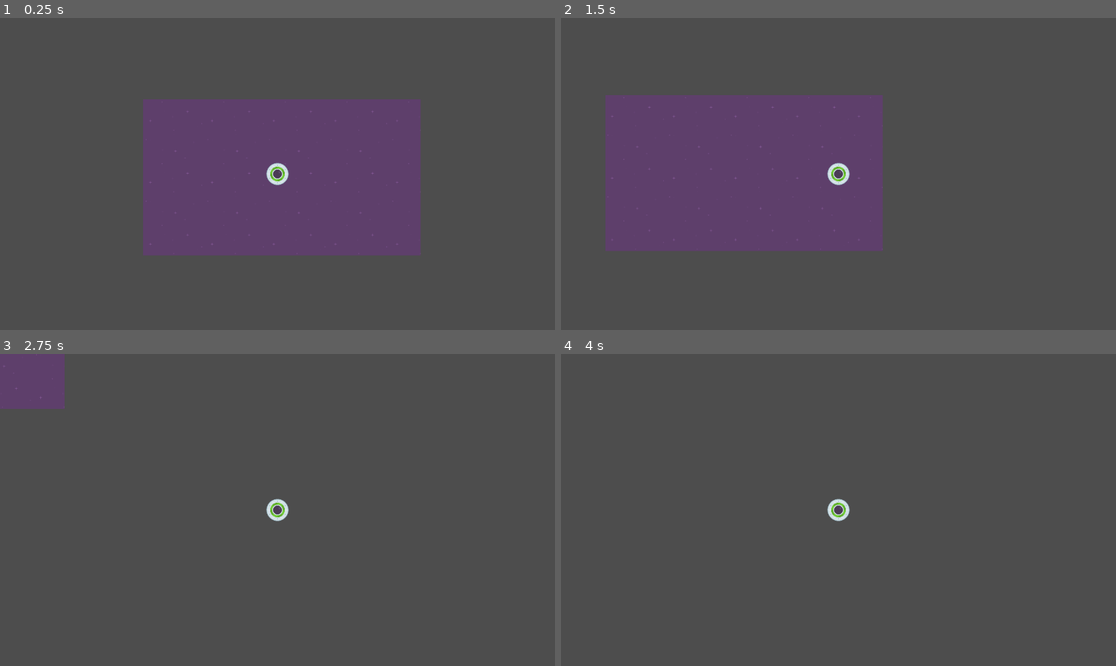
Above: before the commit, frames 1-4 (two rows, left to right).
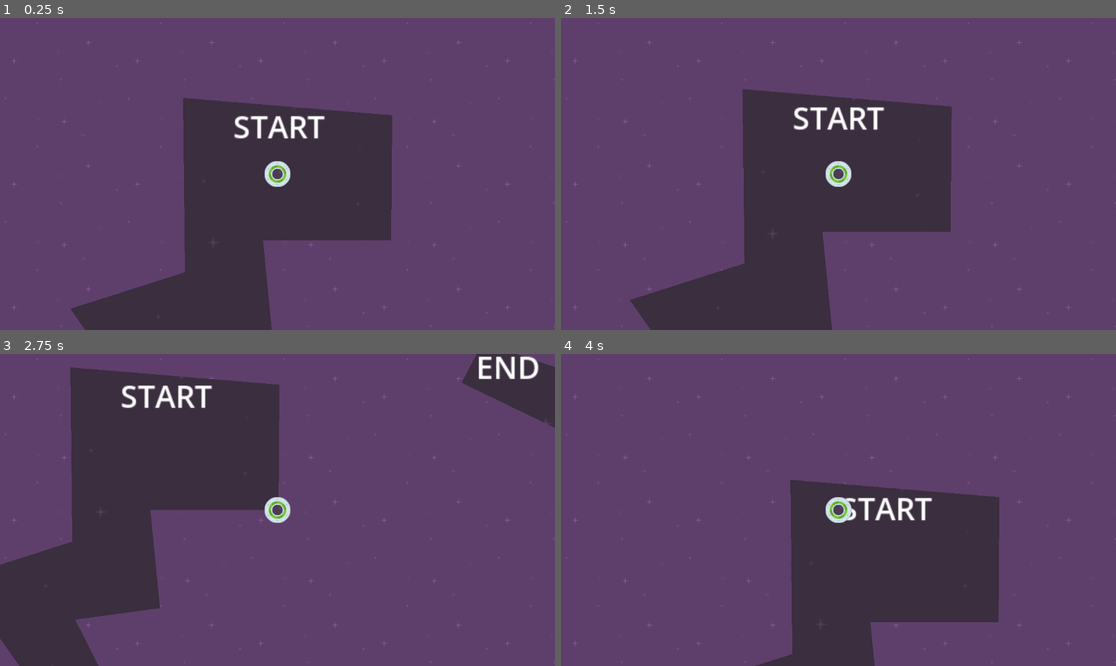
Above: after the commit, the same moments.

Repository: GSTranter/godot-4-tutorial_complete-2d
Game: Godot game, scene res://level_1.tscn
Same seed, same stepped clock (60 frames per second), same inputs: the game is played once before the commit and once after it.
Inputs:
- Up to frame 1 (0.25 s): no input
- Up to frame 2 (1.5 s): tap Enter at 0.5 s; hold Right (move_right) 0.53-1.28 s; hold S (move_down) from 1.28 s (still down)
- Up to frame 3 (2.75 s): release S (move_down) at 2.03 s; hold Right (move_right) from 2.03 s (still down)
- Up to frame 4 (4 s): release Right (move_right) at 2.78 s; hold W (move_up) 2.78-3.53 s; hold Left (move_left) from 3.53 s (still down)

The runs differ from the first frame. In frame 1, 91% of the frame differs, in the area x 0-100%, y 0-100%; in frame 2, 87%; in frame 3, 97%; in frame 4, 100%.

Commit message:
Maze and parallax

Diff:
--- a/projects/speedy-saucer/level.gd
+++ b/projects/speedy-saucer/level.gd
@@ -3,3 +3,7 @@
 # Called when the node enters the scene tree for the first time.
 func _ready() -> void:
 	pass # Replace with function body.
+
+
+func _on_maze_body_exited(body: Node2D) -> void:
+	get_tree().reload_current_scene()
--- a/projects/speedy-saucer/level_1.tscn
+++ b/projects/speedy-saucer/level_1.tscn
@@ -3,11 +3,18 @@
 [ext_resource type="Texture2D" uid="uid://bn1f6nj8wexf6" path="res://purple.png" id="1_3hls8"]
 [ext_resource type="Script" uid="uid://dd33wljrx7xct" path="res://level.gd" id="1_hn12h"]
 [ext_resource type="PackedScene" uid="uid://dk10h1bcane41" path="res://player.tscn" id="2_hbghi"]
+[ext_resource type="PackedScene" uid="uid://hi8awyc1262e" path="res://maze.tscn" id="4_ihfcg"]
+
+[sub_resource type="LabelSettings" id="LabelSettings_ihfcg"]
+font_size = 32
 
 [node name="Level1" type="Node2D" unique_id=1502563241]
 script = ExtResource("1_hn12h")
 
-[node name="Background" type="TextureRect" parent="." unique_id=1484771674]
+[node name="CanvasLayer" type="CanvasLayer" parent="." unique_id=471561642]
+layer = -1
+
+[node name="Background" type="TextureRect" parent="CanvasLayer" unique_id=1484771674]
 z_index = -100
 offset_right = 1152.0
 offset_bottom = 648.0
@@ -15,4 +22,28 @@
 stretch_mode = 1
 
 [node name="Player" parent="." unique_id=144497035 instance=ExtResource("2_hbghi")]
-position = Vector2(557, 310)
+position = Vector2(161, 97)
+
+[node name="Maze" parent="." unique_id=649067000 instance=ExtResource("4_ihfcg")]
+z_index = -10
+position = Vector2(167, 117)
+
+[node name="Start" type="Label" parent="." unique_id=875528081]
+z_index = -5
+offset_left = 115.0
+offset_top = 25.0
+offset_right = 210.0
+offset_bottom = 70.0
+text = "START"
+label_settings = SubResource("LabelSettings_ihfcg")
+
+[node name="End" type="Label" parent="." unique_id=612912314]
+z_index = -5
+offset_left = 484.0
+offset_top = -5.0
+offset_right = 563.0
+offset_bottom = 40.0
+text = "END"
+label_settings = SubResource("LabelSettings_ihfcg")
+
+[connection signal="body_exited" from="Maze" to="." method="_on_maze_body_exited"]
--- /dev/null
+++ b/projects/speedy-saucer/maze.tscn
@@ -0,0 +1,13 @@
+[gd_scene format=3 uid="uid://hi8awyc1262e"]
+
+[ext_resource type="Texture2D" uid="uid://qdvsyy1ptmsi" path="res://darkPurple.png" id="1_dj01w"]
+
+[node name="Maze" type="Area2D" unique_id=649067000]
+
+[node name="CollisionPolygon2D" type="CollisionPolygon2D" parent="." unique_id=772492490]
+polygon = PackedVector2Array(-104, -99, -102, 82, -221, 120, -114, 272, -306, 433, -84, 522, -178, 664, -18, 748, 351, 643, 563, 727, 779, 615, 600, 466, 964, 414, 750, 320, 970, 174, 978, 29, 914, -96, 682, -120, 481, -71, 324, -125, 302, -83, 449, -12, 679, -57, 849, -26, 840, 27, 814, 119, 577, 289, 707, 369, 500, 412, 595, 566, 591, 640, 372, 569, 5, 694, -92, 655, 9, 492, -169, 420, -32, 296, -99, 163, -11, 151, -21, 49, 112, 49, 113, -81)
+
+[node name="Polygon2D" type="Polygon2D" parent="." unique_id=1589387675]
+texture_repeat = 2
+texture = ExtResource("1_dj01w")
+polygon = PackedVector2Array(-104, -99, -102, 82, -221, 120, -114, 272, -306, 433, -84, 522, -178, 664, -18, 748, 351, 643, 563, 727, 779, 615, 600, 466, 964, 414, 750, 320, 970, 174, 978, 29, 914, -96, 682, -120, 481, -71, 324, -125, 302, -83, 449, -12, 679, -57, 849, -26, 840, 27, 814, 119, 577, 289, 707, 369, 500, 412, 595, 566, 591, 640, 372, 569, 5, 694, -92, 655, 9, 492, -169, 420, -32, 296, -99, 163, -11, 151, -21, 49, 112, 49, 113, -81)
--- a/projects/speedy-saucer/player.gd
+++ b/projects/speedy-saucer/player.gd
@@ -1,7 +1,7 @@
 extends RigidBody2D
 
 func _physics_process(delta: float) -> void:
-	var force = 1000
+	var force = 500
 
 	if Input.is_action_pressed("move_right"):
 		apply_force(Vector2(force, 0), Vector2(0,0))
--- a/projects/speedy-saucer/player.tscn
+++ b/projects/speedy-saucer/player.tscn
@@ -4,17 +4,19 @@
 [ext_resource type="Script" uid="uid://djbvu5cfw1t77" path="res://player.gd" id="1_onrkg"]
 
 [sub_resource type="CircleShape2D" id="CircleShape2D_4flbx"]
-radius = 46.043457
+radius = 1.4142135
 
 [node name="Player" type="RigidBody2D" unique_id=144497035]
 gravity_scale = 0.0
 script = ExtResource("1_onrkg")
 
 [node name="Sprite2D" type="Sprite2D" parent="." unique_id=542204622]
+scale = Vector2(0.3, 0.3)
 texture = ExtResource("1_4flbx")
 
 [node name="CollisionShape2D" type="CollisionShape2D" parent="." unique_id=1065970609]
 shape = SubResource("CircleShape2D_4flbx")
 
 [node name="Camera2D" type="Camera2D" parent="." unique_id=1648086147]
-zoom = Vector2(0.5, 0.5)
+scale = Vector2(0.6, 0.6)
+zoom = Vector2(2, 2)
